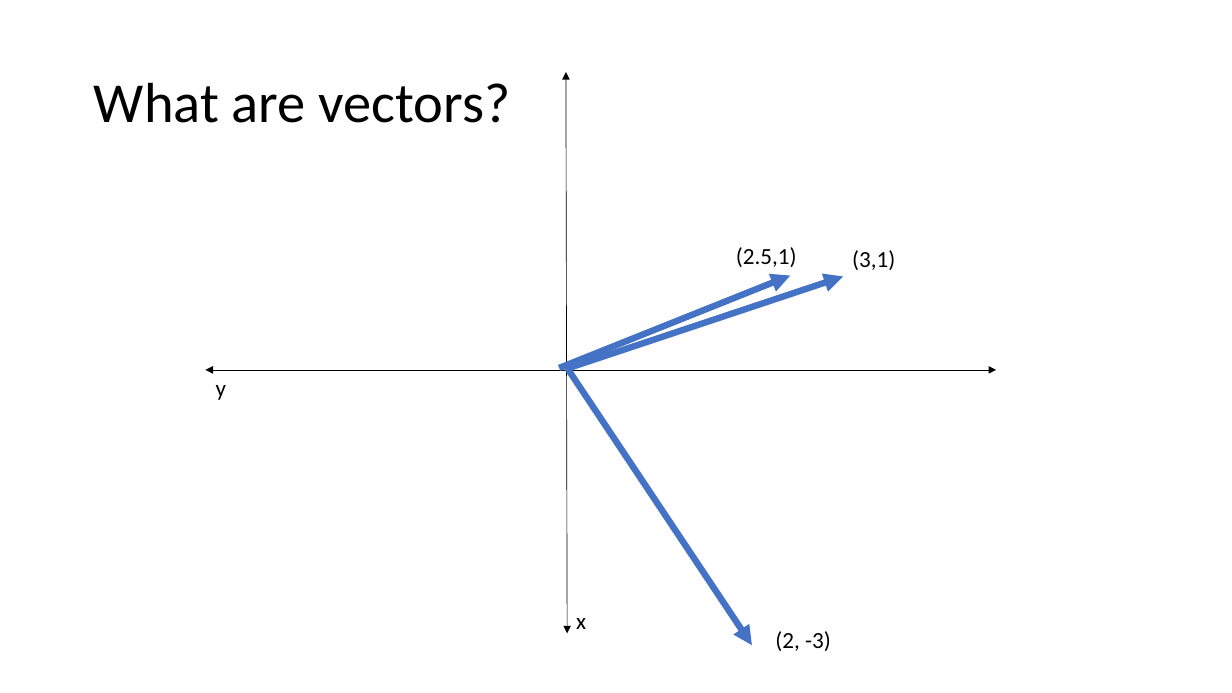
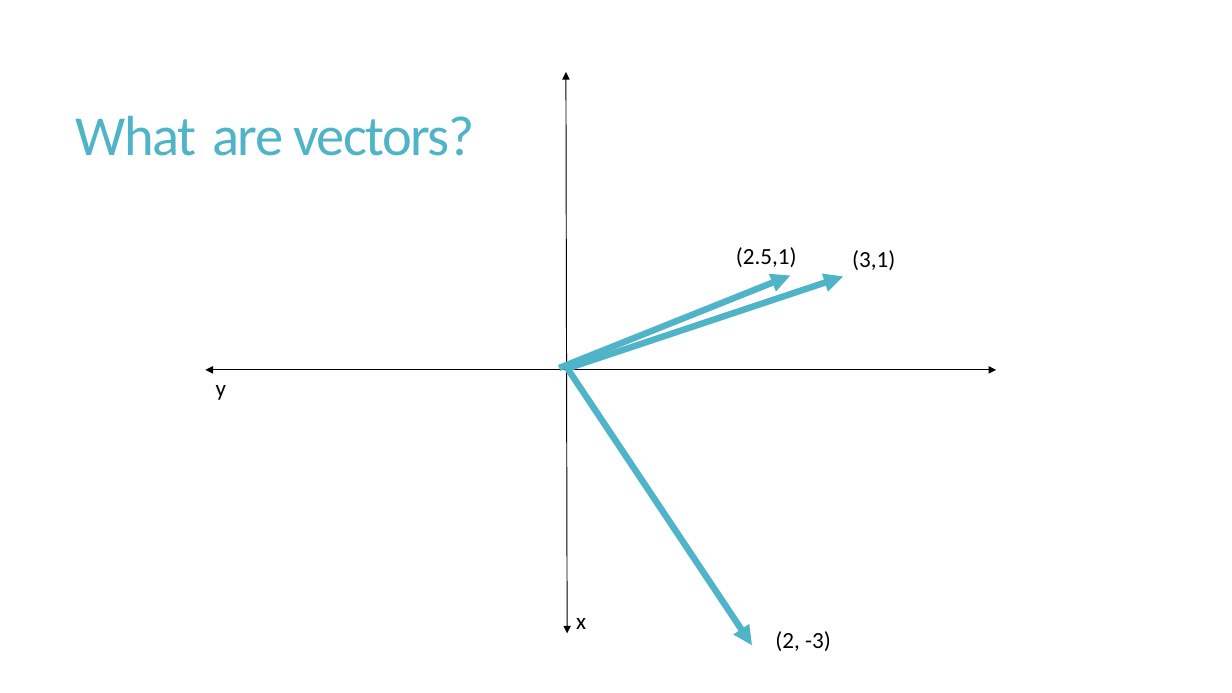
Before and after one commit to cchen23/AI4ALL_NLP, a slide deck: slide 17 of Slides/Week2_NLP_WordVectors.pptx (slide 11 before the commit). Drawn at 1232x693 pixels with LibreOffice and Linux fonts; fonts in the diff are those of the drawing. Boxes give left, top, right and bottom in pixels: in the first picture for what was removed or moved away, otherwise in the second. Text is boxed around its words. In the diff, an @@ line names an element or a change of style, - is before the commit and + after.

```diff
--- a/Slides/Week2_NLP_WordVectors.pptx
+++ b/Slides/Week2_NLP_WordVectors.pptx
@@ title "What are vectors?": place and size @@
-title "What are vectors?" at (94,82,511,123)
+title "What are vectors?" at (76,116,475,156)
@@ title "What are vectors?" at (76,116,475,156): text colour #000000 to #50B4C8, letter spacing 0 to -1.2 pt; line spacing 0.9 to 0.85 @@
@@ double arrow (567, 634) - (566, 72): stroke #000000 0.5 pt to #000000 0.75 pt @@
@@ arrow (559, 368) - (790, 275): stroke #4472C4 5 pt to #50B4C8 5 pt @@
@@ arrow (566, 369) - (843, 276): stroke #4472C4 5 pt to #50B4C8 5 pt @@
@@ double arrow (205, 370) - (996, 370): stroke #000000 0.5 pt to #000000 0.75 pt @@
@@ arrow (567, 368) - (752, 645): stroke #4472C4 5 pt to #50B4C8 5 pt @@
```
Also in this commit, not shown: 29 other slides changed, 6 slides added, 1 other file.
